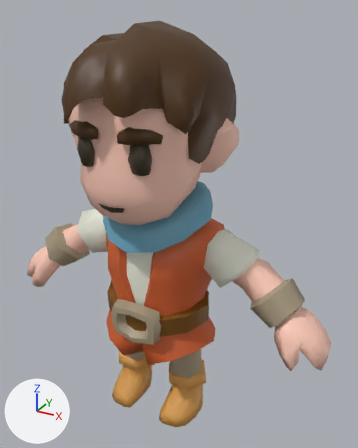
An edit to the Blender file scenes/character/character.blend, drawn before and after from the same camera.
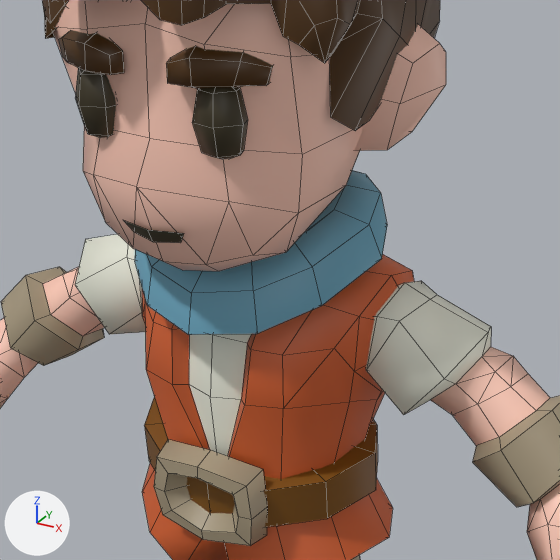
Each version is shown whole from a 50 mm lens placed at (1.135, -1.851, 1.986), pointed at (0.073, 0.081, 1.02), then close up on the part from 12% to 81% of the width and 24% to 78% of the height. Every picture has the same lights, and +X, +Y and +Z are marked at lower left. The close-ups show mesh edges as thin lines.

Before the edit, the objects in view are built like this:
```python
me_cube_007 = bpy.data.meshes.new('Cube.007')
me_cube_007.from_pydata(...)  # 823 vertices, 863 faces; spans x -0.86..0.86, y -0.45..0.48, z 0.0..1.93
me_cube_007.polygons.foreach_set('use_smooth', [True] * 863)
me_cube_007.materials.append(mat_material)
ob_character_mesh = bpy.data.objects.new('Character_mesh', me_cube_007)
ob_character_mesh.location = (0.0, 0.0, 0.0)
```
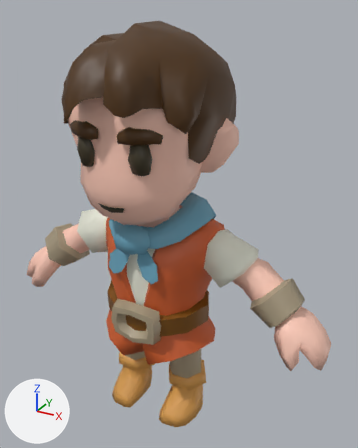
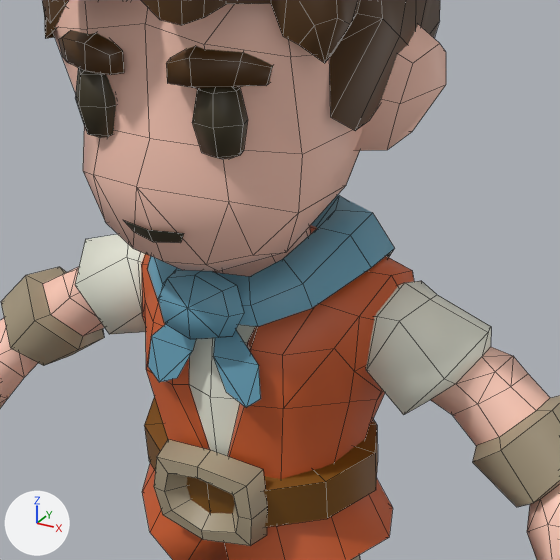
Location of each change, (x1, y1, x2, y2) in pixels of the close-ups (560 x 560 px):
part 1 of me_cube_007, rebuilt (20% shorter): before (135, 170, 387, 335); after (148, 195, 395, 327)
part 2 of me_cube_007, added (blue): after (158, 270, 244, 339)
part 3 of me_cube_007, added (cyan): after (148, 324, 261, 407)

The change, as a list of edits to the scene's bpy script:
```text
Change me_cube_007:
    used by ob_character_mesh; location = (0.0, 0.0, 0.0)
    verts and faces of me_cube_007; kept vertices keep their numbers, new ones are numbered from 823
    remove me_cube_007.from_pydata(...)  # 823 vertices, 863 faces; spans x -0.86..0.86, y -0.45..0.48, z 0.0..1.93
    add me_cube_007.from_pydata(...)  # 853 vertices, 875 faces; spans x -0.86..0.86, y -0.45..0.48, z 0.0..1.93
    me_cube_007 part 1: the loose piece of 38 vertices spanning x -0.28..0.28, y -0.26..0.26, z 0.93..1.23 is rebuilt with 37 vertices and now spans x -0.25..0.25, y -0.22..0.28, z 0.86..1.16
    me_cube_007 part 2: a new loose piece of 17 vertices spanning x -0.09..0.09, y -0.26..-0.19, z 0.97..1.11, in mat_material
    me_cube_007 part 3
    add verts[823] = (0.05, -0.2, 1.02)
    add verts[824] = (0.13, -0.22, 0.88)  # pixel (260, 398)
    add verts[825] = (0.02, -0.19, 1.0)
    add verts[826] = (0.06, -0.23, 0.87)  # pixel (226, 392)
    add verts[827] = (0.13, -0.21, 0.94)  # pixel (258, 365)
    add verts[828] = (0.02, -0.22, 0.94)  # pixel (213, 356)
    add verts[829] = (0.1, -0.23, 0.85)  # pixel (246, 407)
    add verts[830] = (-0.05, -0.2, 1.02)
    add verts[831] = (-0.13, -0.22, 0.88)  # pixel (148, 366)
    add verts[832] = (-0.02, -0.19, 1.0)
    add verts[833] = (-0.06, -0.23, 0.87)  # pixel (177, 378)
    add verts[834] = (-0.13, -0.21, 0.94)  # pixel (151, 336)
    add verts[835] = (-0.02, -0.22, 0.94)  # pixel (192, 350)
    add verts[836] = (-0.1, -0.23, 0.85)  # pixel (159, 382)
    add faces += [(823, 825, 828, 827), (827, 828, 829), (824, 827, 829), (826, 829, 828), (830, 834, 835, 832), (834, 836, 835)]
    add faces += [(831, 836, 834), (833, 835, 836)]
```
